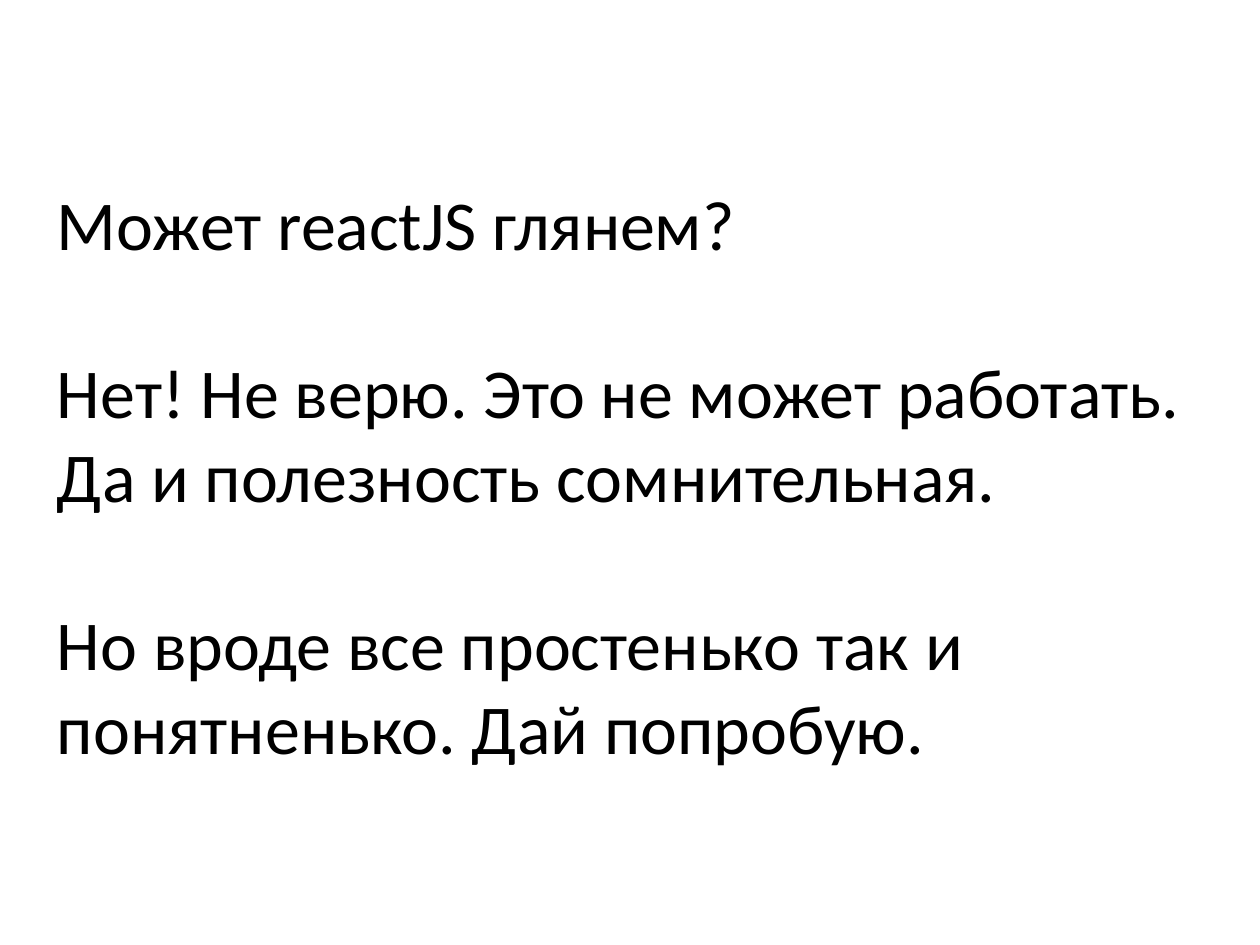
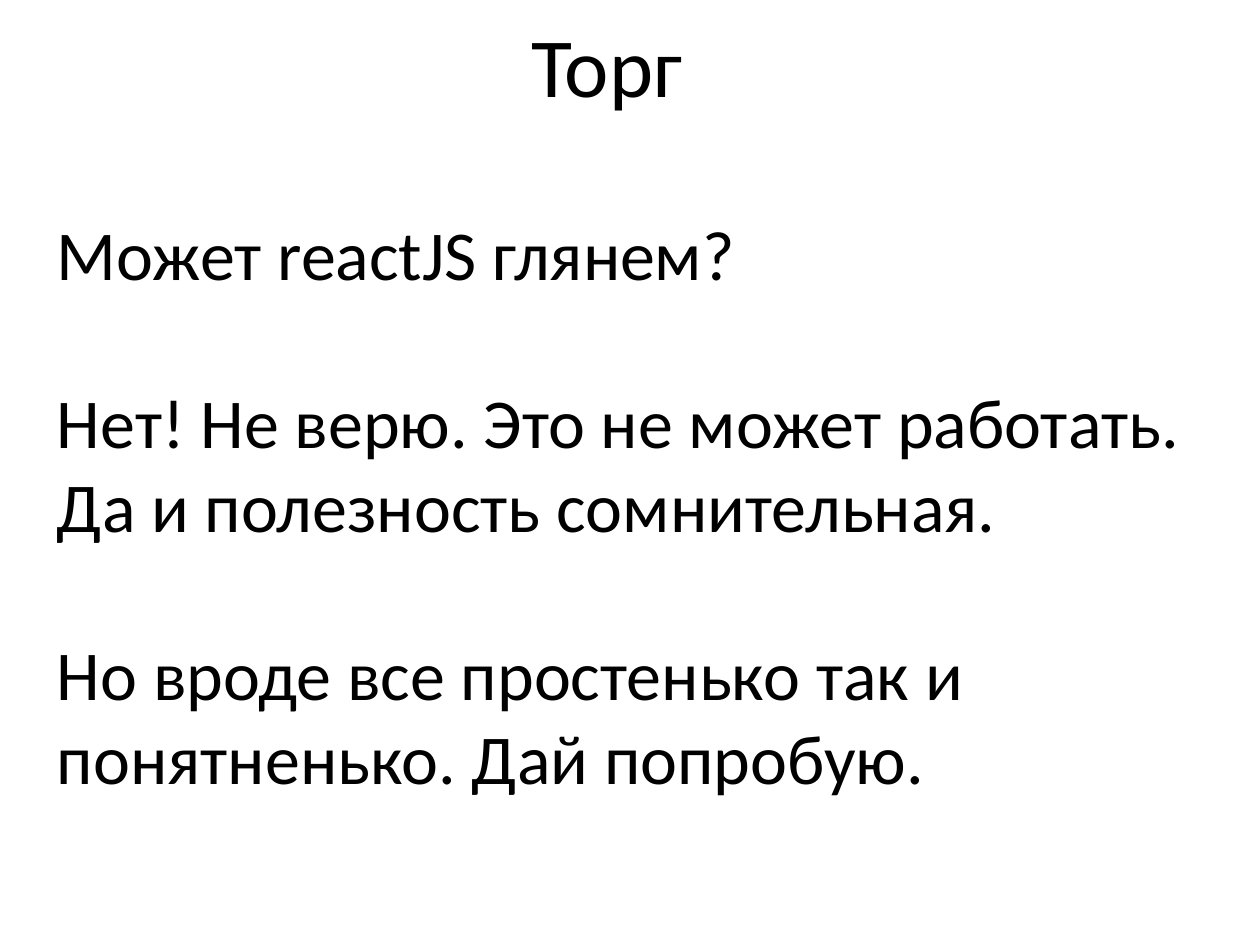
Before and after one commit to nickolaysm/flux_its_easy, a slide deck: slide 6 of pptx/Flux.pptx. Drawn at 1260x945 pixels with LibreOffice and Linux fonts; fonts in the diff are those of the drawing. Boxes give left, top, right and bottom in pixels: in the first picture for what was removed or moved away, otherwise in the second. Text is boxed around its words. In the diff, an @@ line names an element or a change of style, - is before the commit and + after.

```diff
--- a/pptx/Flux.pptx
+++ b/pptx/Flux.pptx
@@ text added at bbox=[532, 43, 683, 111], 48 pt, text #000000 @@
+Торг
@@ text "Может reactJS глянем?": place and size @@
-text "Может reactJS глянем?" at bbox=[57, 202, 1179, 766]
+text "Может reactJS глянем?" at bbox=[57, 232, 1179, 796]
```
Also in this commit, not shown: 17 other slides changed, 4 slides added, 1 slide removed.
